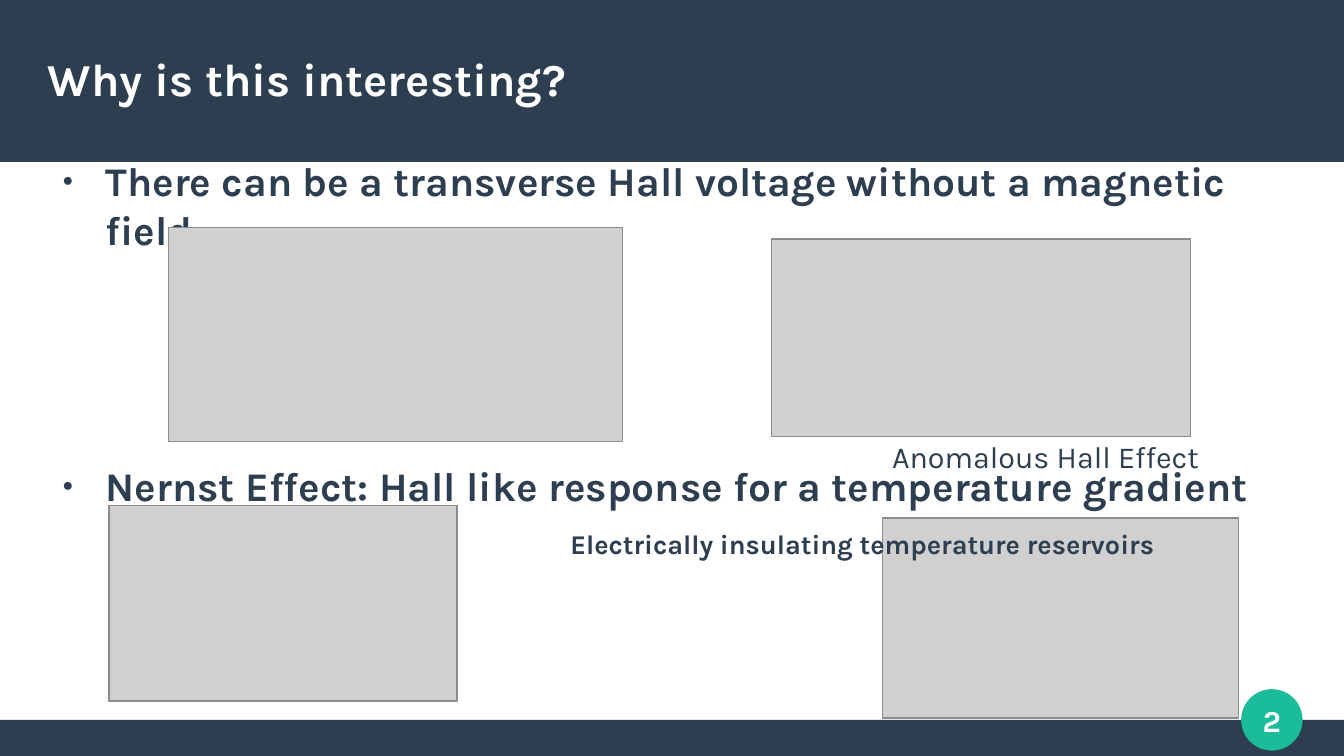
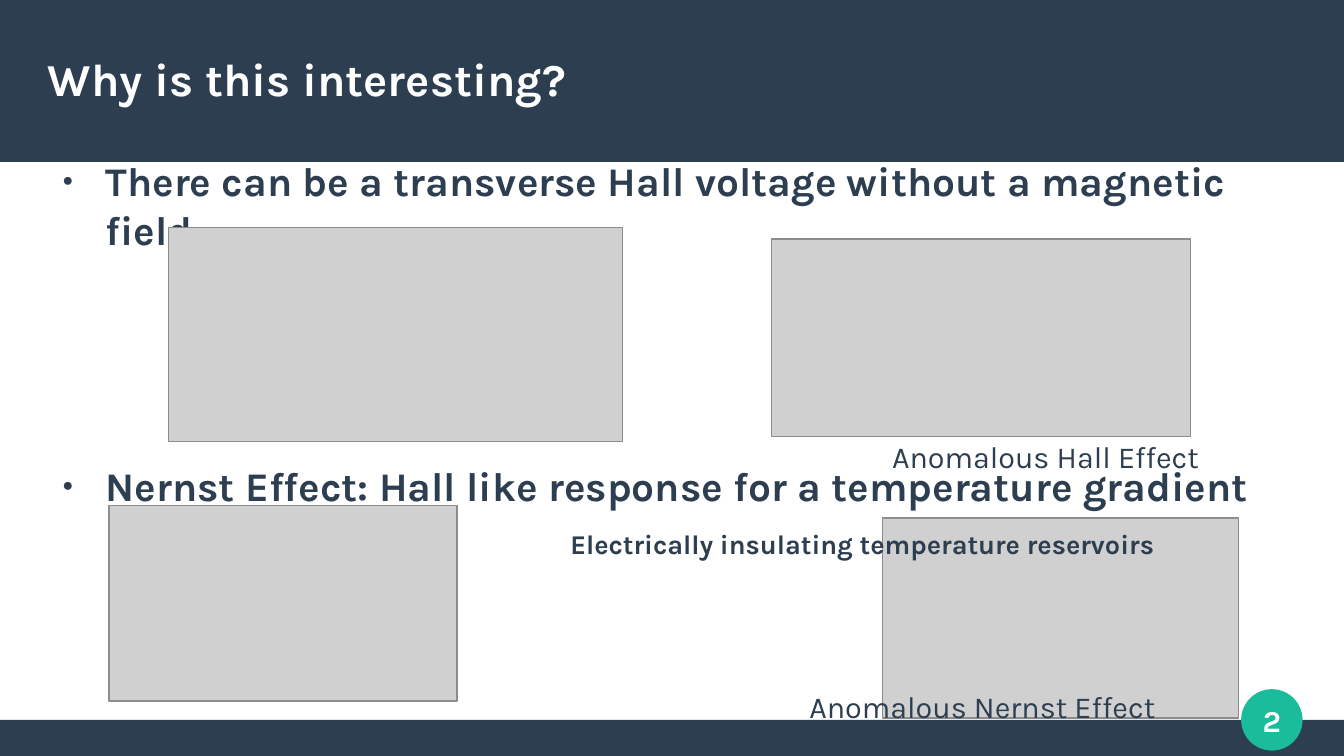
Before and after one commit to apandada1/bachelors-thesis, a slide deck: slide 2 of presentation/berry-transport.odp. Drawn at 1344x756 pixels with LibreOffice and Linux fonts; fonts in the diff are those of the drawing; grey boxes stand for pictures. Boxes give left, top, right and bottom in pixels: in the first picture for what was removed or moved away, otherwise in the second. Text is boxed around its words. In the diff, an @@ line names an element or a change of style, - is before the commit and + after.

```diff
--- a/presentation/berry-transport.odp
+++ b/presentation/berry-transport.odp
@@ text added at box(809, 691, 1155, 726), 18 pt, text #2C3E50 @@
+Anomalous Nernst Effect
```
Also in this commit, not shown: 19 other slides changed, 1 slide added, 2 other files.
